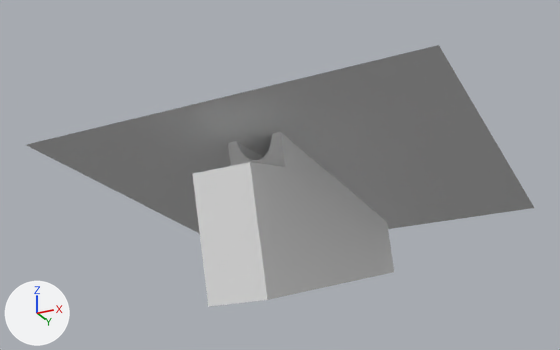
A saved change to the Blender file Main.blend.
The view is the same before and after, from a 50 mm camera at (80.5, -176.5, -76.7) aimed at (-4.5, -6.4, -0.2). The lights are fixed; the arrows at lower left show +X, +Y and +Z.

The scene before the commit, as lines of its bpy script (objects in view):
```python
me_cube_002 = bpy.data.meshes.new('Cube.002')
me_cube_002.from_pydata(...)  # a box spanning x -1.0..1.0, y -1.0..1.0, z -1.0..1.0
me_cube_002.materials.append(mat_none_001)  # white #e7e7e7
me_cube_cube_001 = bpy.data.meshes.new('Cube_Cube.001')
me_cube_cube_001.from_pydata(...)  # 46 vertices, 25 faces; spans x -4.25..4.71, y -0.66..3.86, z -3.37..2.37
me_cube_cube_001.materials.append(mat_none_001)  # white #e7e7e7
me_plane = bpy.data.meshes.new('Plane')
me_plane.from_pydata([(-50.9, 0.0, 50.9), (50.9, 0.0, 50.9), (50.9, 0.0, -50.9), (-50.9, 0.0, -50.9)], [], [(0, 1, 2, 3)])
me_plane.materials.append(mat_none)  # white #e7e7e7
ob_cube = bpy.data.objects.new('Cube', me_cube_002)
ob_cube.location = (0.41, 1.911, -14.06)
ob_cube.rotation_euler = (1.867, 0.0, 0.0)  # degrees (107, 0, 0)
ob_cube.scale = (7.13, 14.4, 44.2)
ob_halfpipe1 = bpy.data.objects.new('Halfpipe1', me_cube_cube_001)
ob_halfpipe1.location = (0.0, 0.0, 1.8)
ob_halfpipe1.rotation_euler = (1.867, 0.0, 0.0)  # degrees (107, 0, 0)
ob_halfpipe1.scale = (1.57, 2.27, 12.3)
ob_plane = bpy.data.objects.new('Plane', me_plane)
ob_plane.location = (0.0, 0.0, 0.0)
ob_plane.rotation_euler = (1.571, 0.0, 0.0)  # degrees (90, 0, 0)
```
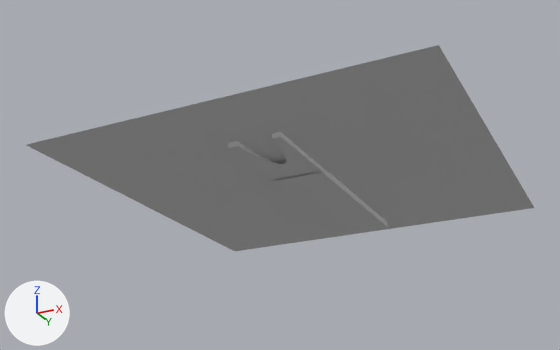
Changed parts and their boxes (x1, y1, x2, y2) in the pictures (560 x 350 px):
'Cube', reshaped (43% narrower, 58% shorter)
    before: (193, 162, 394, 307)
    after: (273, 172, 388, 233)
'Halfpipe1', reshaped
    before: (228, 132, 328, 173)
    after: (228, 132, 328, 181)

Diff of the bpy script that builds the scene:
```diff
--- a/Main.blend.py
+++ b/Main.blend.py
@@ me_cube_002 @@
 # used by ob_cube; location = (0.41, 1.911, -14.06); rotation_euler = (1.867, 0.0, 0.0), in degrees (107, 0, 0); scale = (7.13, 14.4, 44.2)
-me_cube_002.from_pydata(...)  # 8 vertices, 6 faces; spans x -1.0..1.0, y -1.0..1.0, z -1.0..1.0
+me_cube_002.from_pydata(...)  # 6 vertices, 5 faces; spans x -1.0..1.0, y -0.03..1.0, z -1.0..0.09
+# me_cube_002 part 2
+# 6 vertices are removed from x -1.0..1.0, y -1.0..1.0, z -1.0..1.0
+# 6 faces are deleted
+# 4 vertices are added at (-1.0, 1.0, 0.09), (1.0, 1.0, 0.09), (1.0, -0.03, -1.0), (-1.0, -0.03, -1.0)
+# 5 new faces join them
 me_cube_002.materials.append(mat_none_001)
@@ me_cube_cube_001 @@
 # used by ob_halfpipe1; location = (0.0, 0.0, 1.8); rotation_euler = (1.867, 0.0, 0.0), in degrees (107, 0, 0); scale = (1.57, 2.27, 12.3)
-me_cube_cube_001.from_pydata(...)  # 46 vertices, 25 faces; spans x -4.25..4.71, y -0.66..3.86, z -3.37..2.37
+me_cube_cube_001.from_pydata(...)  # 50 vertices, 27 faces; spans x -4.25..4.71, y -0.66..3.86, z -3.37..2.37
+# me_cube_cube_001 part 1
+# 4 vertices are removed from x -4.25..4.71, y -0.66..2.59, z 2.37
+# 8 faces are deleted
+# 11 vertices move from x -2.28..2.85, y 0.69..2.06, z 2.37 to x -2.28..2.85, y 0.69..2.06, z 1.22..2.04
+# 8 vertices are added at x -4.25..4.71, y -0.66..2.61, z 0.4..2.37
+# 10 new faces join them
 me_cube_cube_001.materials.append(mat_none_001)
```
